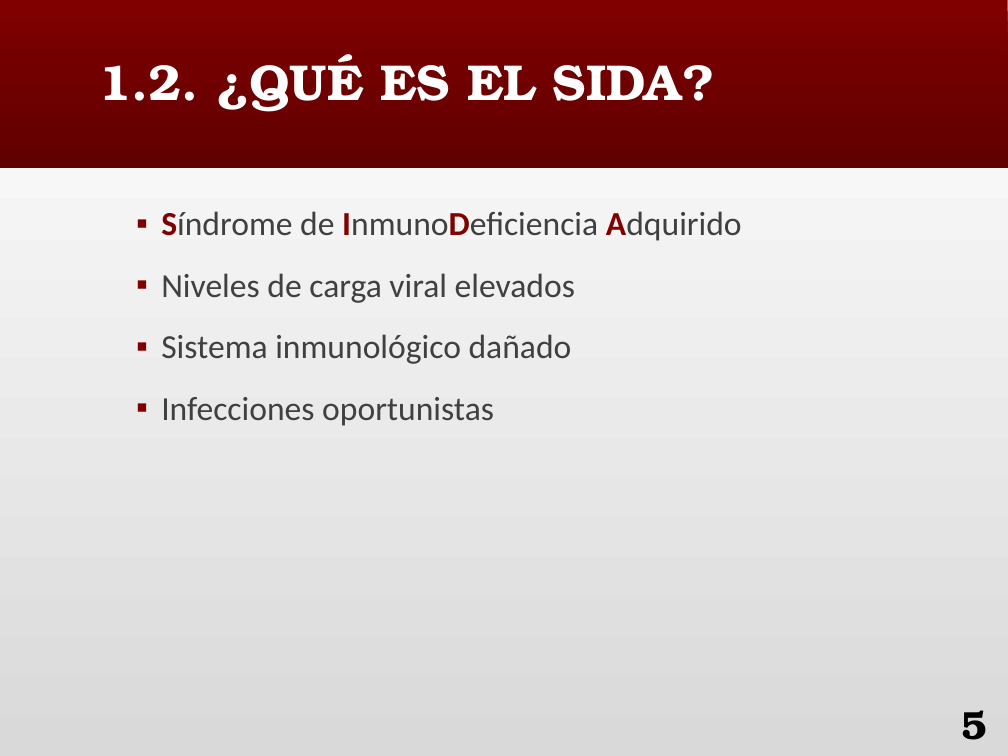
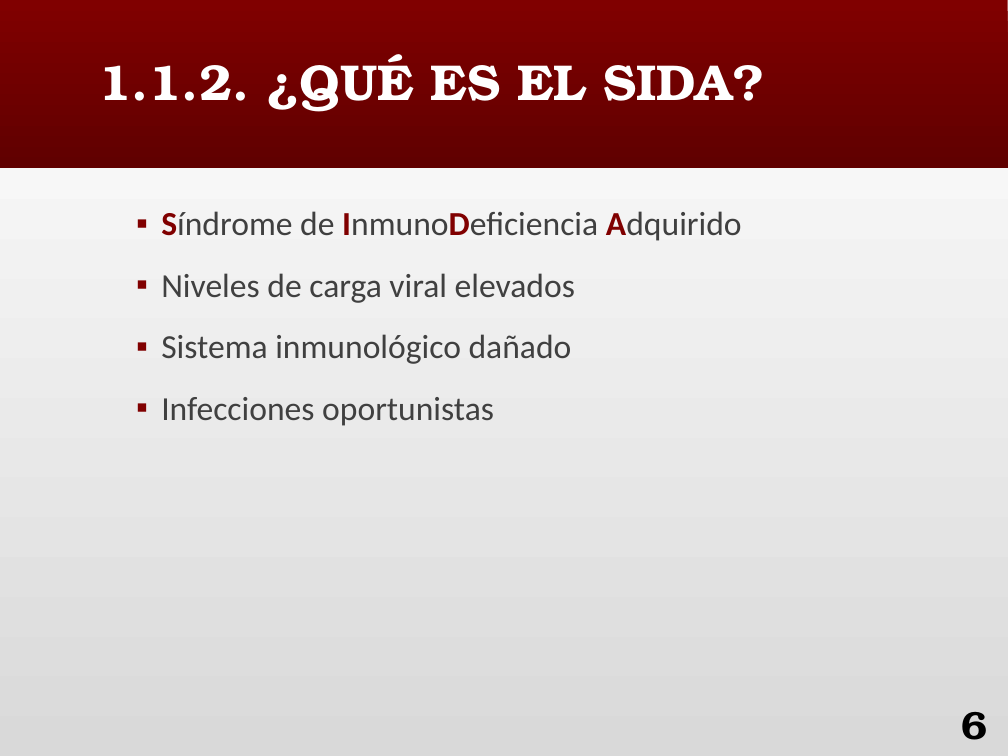
Before and after one commit to nerachan/far, a slide deck: slide 6 of 2.2 FAR/PS/Ejercicios/Trabajo/VIH.pptx (slide 5 before the commit). Drawn at 1008x756 pixels with LibreOffice and Linux fonts; fonts in the diff are those of the drawing. Boxes give left, top, right and bottom in pixels: in the first picture for what was removed or moved away, otherwise in the second. Text is boxed around its words. In the diff, an @@ line names an element or a change of style, - is before the commit and + after.

```diff
--- a/2.2 FAR/PS/Ejercicios/Trabajo/VIH.pptx
+++ b/2.2 FAR/PS/Ejercicios/Trabajo/VIH.pptx
@@ title at [98,54,765,112]: text changed @@
-1.2. ¿QUÉ ES EL SIDA?
+1.1.2. ¿QUÉ ES EL SIDA?
@@ page number at [961,712,987,740]: text changed @@
-5
+6
```
Also in this commit, not shown: 11 other slides changed, 3 slides added, 1 slide removed, 3 other files.
